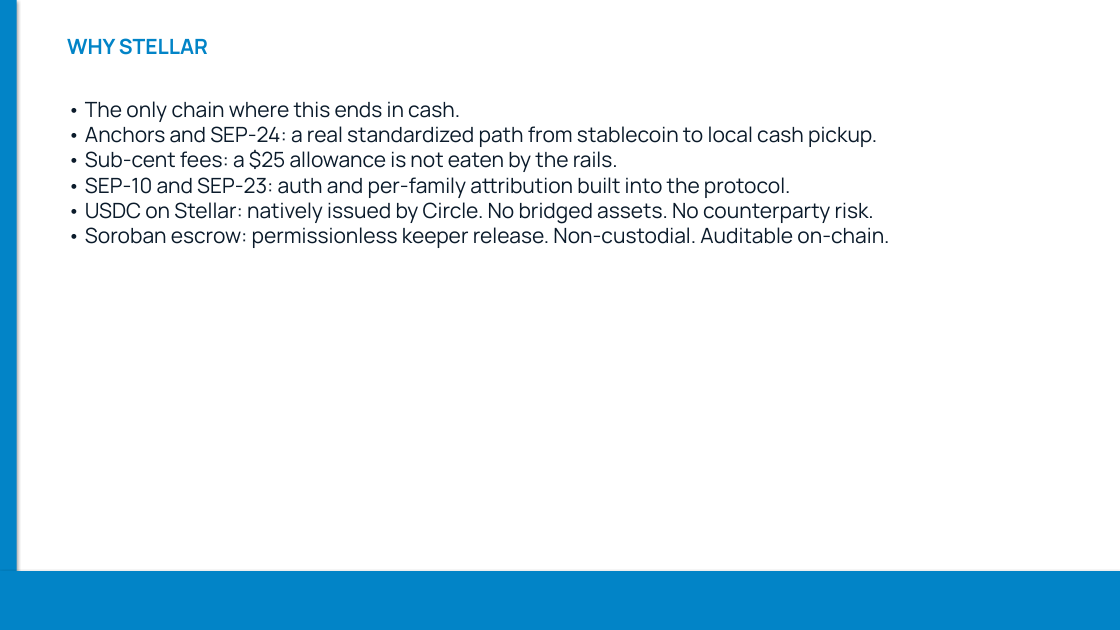
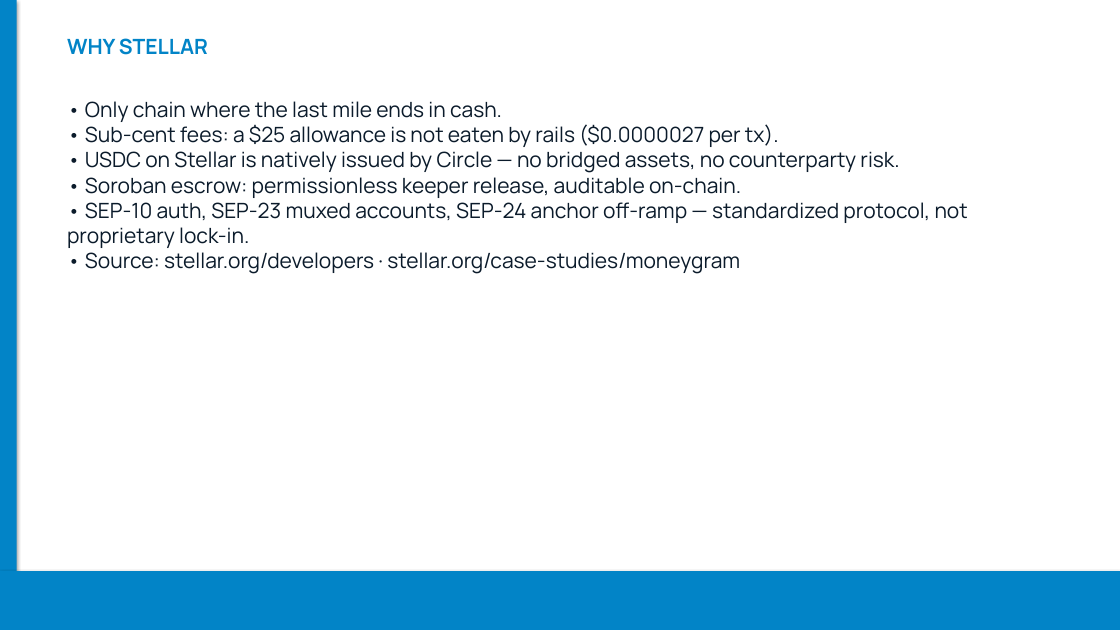
Before and after one commit to castrodennisstephens128174-jpg/Bakti, a slide deck: slide 7 of slides/Bakti.pptx (slide 5 before the commit). Drawn at 1120x630 pixels with LibreOffice and Linux fonts; fonts in the diff are those of the drawing. Boxes give left, top, right and bottom in pixels: in the first picture for what was removed or moved away, otherwise in the second. Text is boxed around its words. In the diff, an @@ line names an element or a change of style, - is before the commit and + after.

```diff
--- a/slides/Bakti.pptx
+++ b/slides/Bakti.pptx
@@ text at bbox=[67, 101, 968, 274]: text changed @@
-• The only chain where this ends in cash.
-• Anchors and SEP-24: a real standardized path from stablecoin to local cash pickup.
-• Sub-cent fees: a $25 allowance is not eaten by the rails.
-• SEP-10 and SEP-23: auth and per-family attribution built into the protocol.
-• USDC on Stellar: natively issued by Circle. No bridged assets. No counterparty risk.
-• Soroban escrow: permissionless keeper release. Non-custodial. Auditable on-chain.
+• Only chain where the last mile ends in cash.
+• Sub-cent fees: a $25 allowance is not eaten by rails ($0.0000027 per tx).
+• USDC on Stellar is natively issued by Circle — no bridged assets, no counterparty risk.
+• Soroban escrow: permissionless keeper release, auditable on-chain.
+• SEP-10 auth, SEP-23 muxed accounts, SEP-24 anchor off-ramp — standardized protocol, not proprietary lock-in.
+• Source: stellar.org/developers · stellar.org/case-studies/moneygram
```
Also in this commit, not shown: 5 other slides changed, 3 slides added, 5 slides removed, 3 other files.
